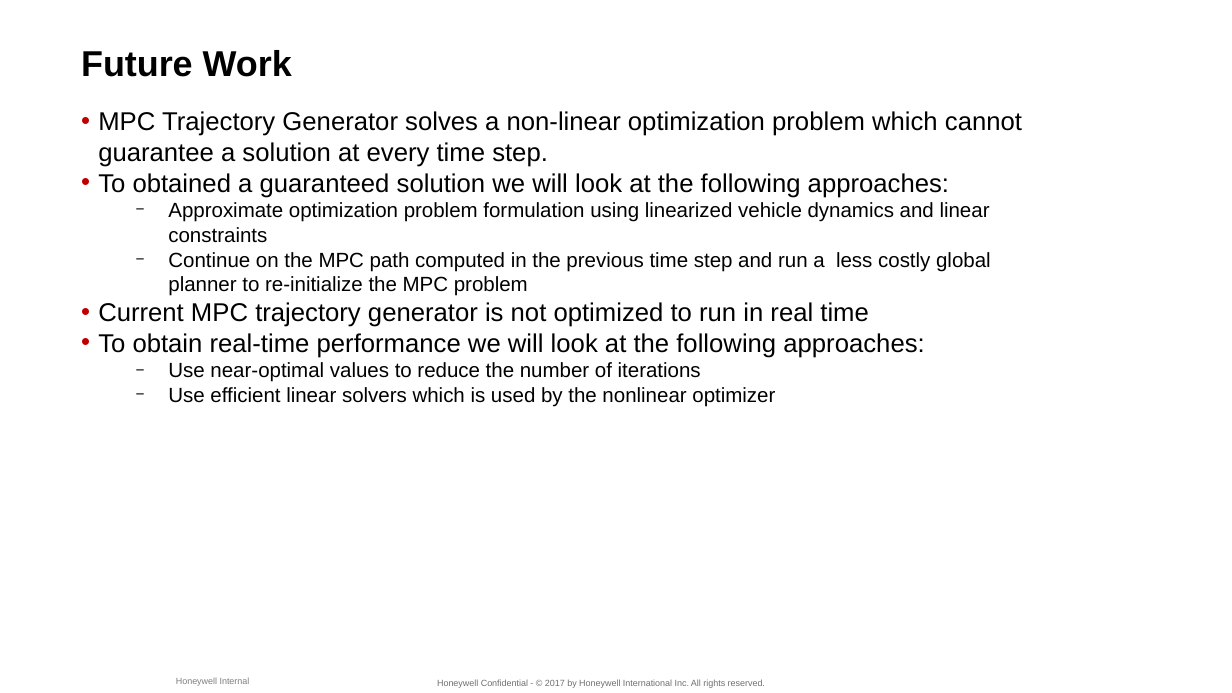
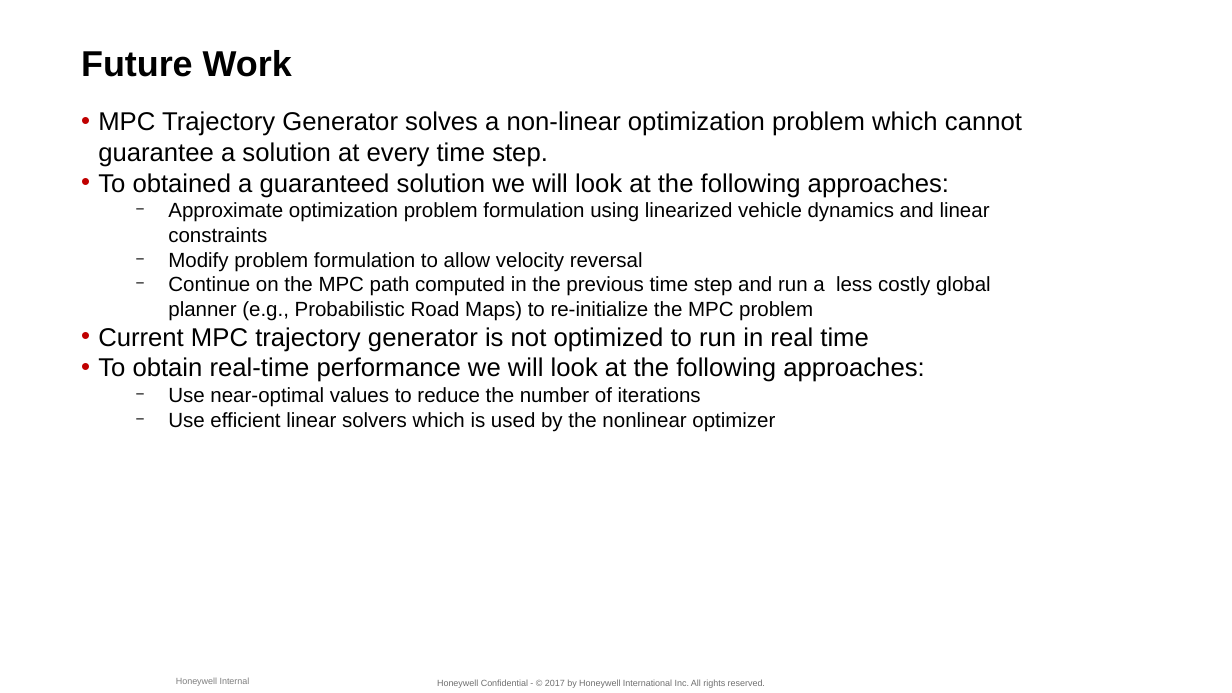
Before and after one commit to suvoganguli/TrajGen, a slide deck: slide 8 of slides/Final Review - Trajectory Generation.pptx (slide 7 before the commit). Drawn at 1232x693 pixels with LibreOffice and Linux fonts; fonts in the diff are those of the drawing; background and template pictures are left out. Boxes give left, top, right and bottom in pixels: in the first picture for what was removed or moved away, otherwise in the second. Text is boxed around its words. In the diff, an @@ line names an element or a change of style, - is before the commit and + after.

```diff
--- a/slides/Final Review - Trajectory Generation.pptx
+++ b/slides/Final Review - Trajectory Generation.pptx
@@ text at (168, 252, 991, 321): text changed @@
-  − Continue on the MPC path computed in the previous time step and run a less costly global planner to re-initialize the MPC problem
+  − Modify problem formulation to allow velocity reversal
+  − Continue on the MPC path computed in the previous time step and run a less costly global planner (e.g., Probabilistic Road Maps) to re-initialize the MPC problem
```
Also in this commit, not shown: 2 other slides changed, 1 slide added, 1 other file.
